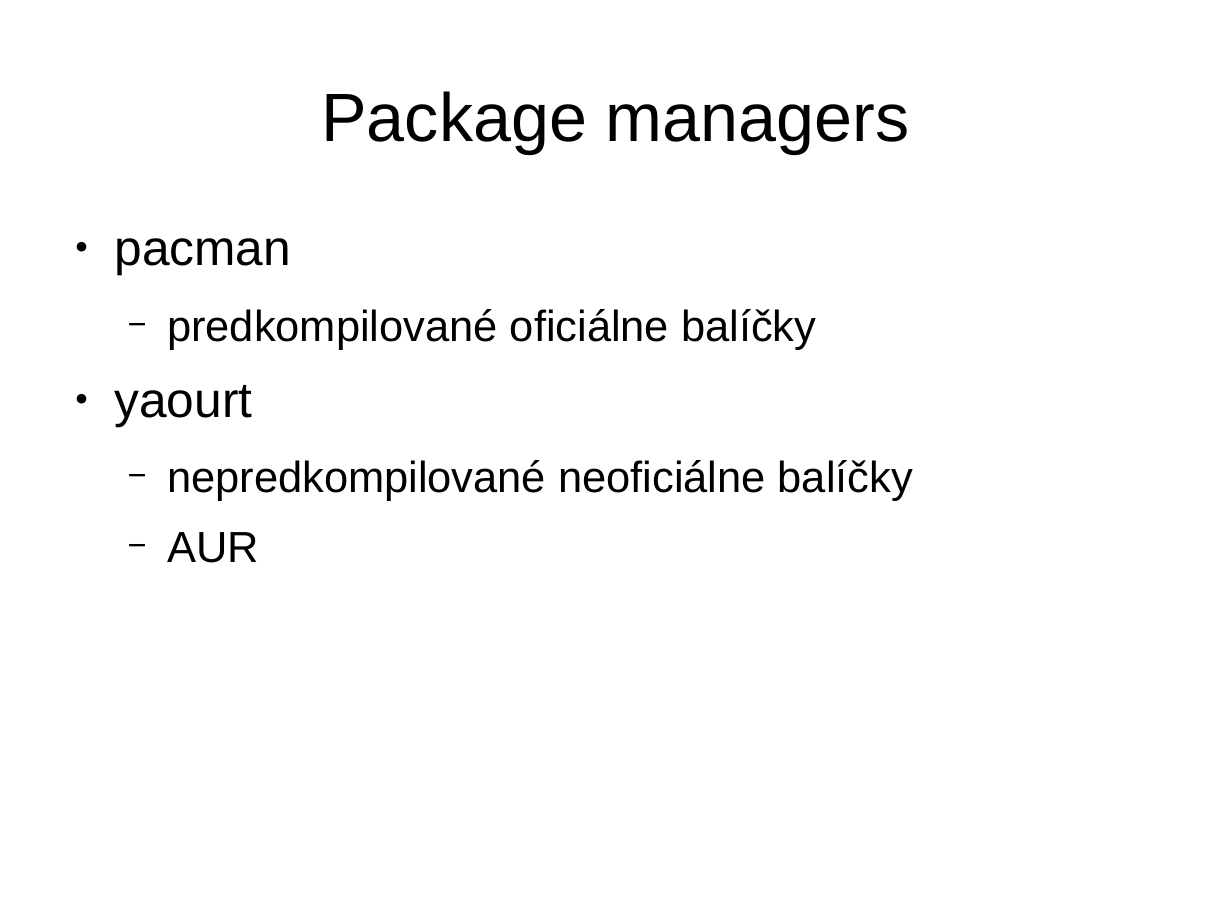
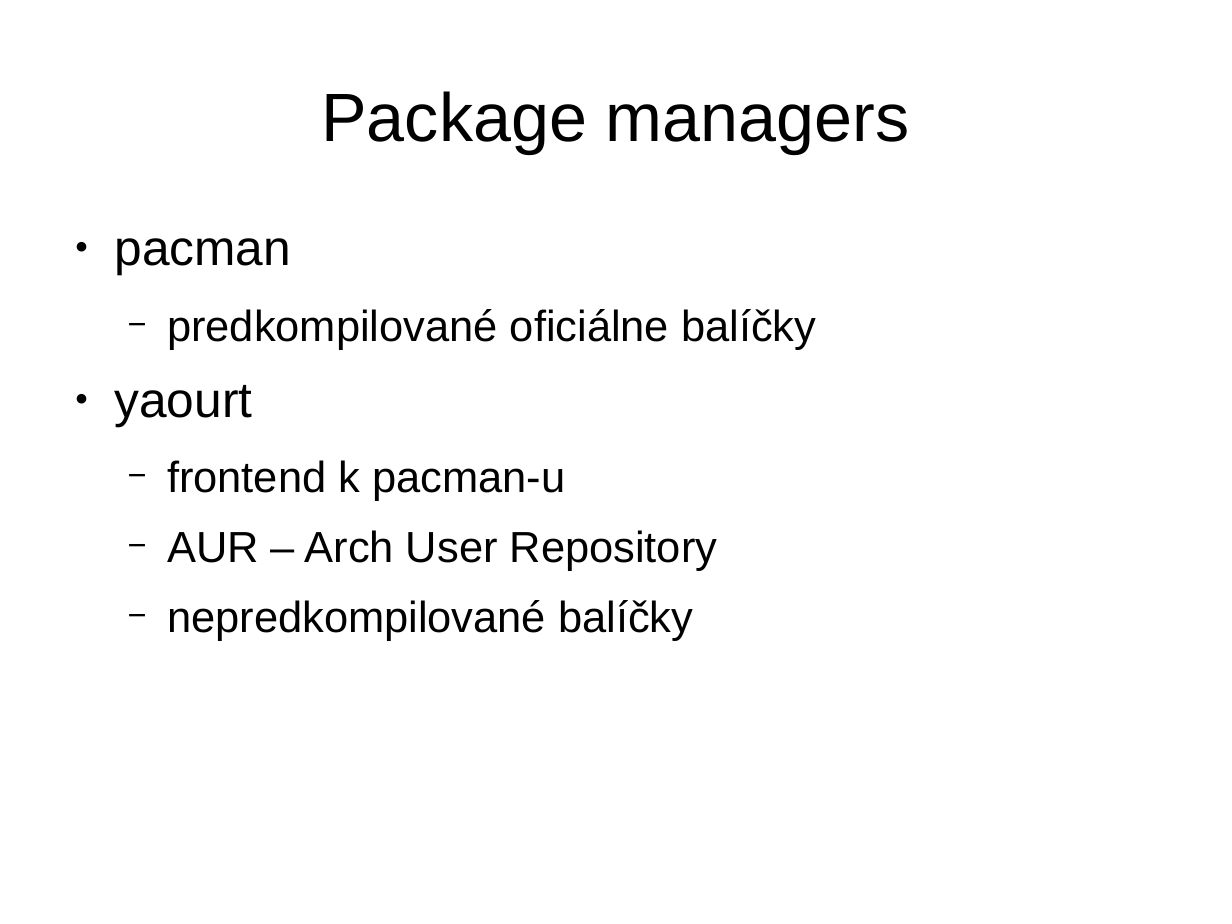
Before and after one commit to radi42/FRI, a slide deck: slide 3 of Ing/2.semester/UNIX/Sisila_Andrej_Instalacia_Arch_Linux.odp. Drawn at 1232x924 pixels with LibreOffice and Linux fonts; fonts in the diff are those of the drawing. Boxes give left, top, right and bottom in pixels: in the first picture for what was removed or moved away, otherwise in the second. Text is boxed around its words. In the diff, an @@ line names an element or a change of style, - is before the commit and + after.

```diff
--- a/Ing/2.semester/UNIX/Sisila_Andrej_Instalacia_Arch_Linux.odp
+++ b/Ing/2.semester/UNIX/Sisila_Andrej_Instalacia_Arch_Linux.odp
@@ text at <box>167,460,718,641</box>: text changed @@
-  − nepredkompilované neoficiálne balíčky
-  − AUR
+  − frontend k pacman-u
+  − AUR – Arch User Repository
+  − nepredkompilované balíčky
```
Also in this commit, not shown: 17 other slides changed, 31 slides added, 1 slide removed.
